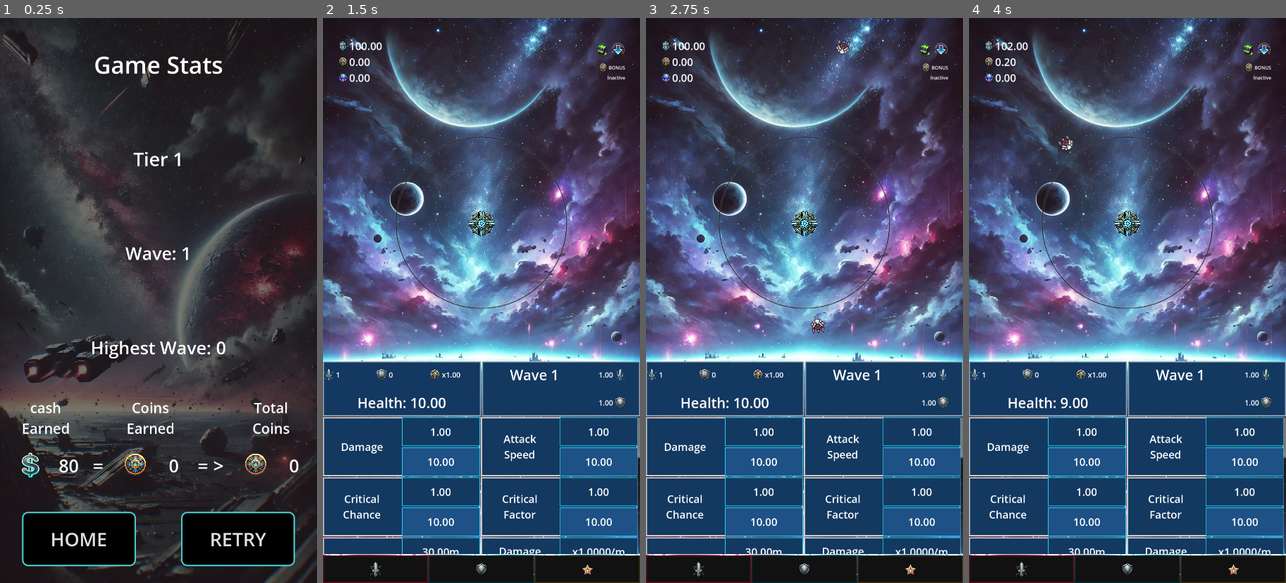
Above: before the commit, frames 1-4 (left to right).
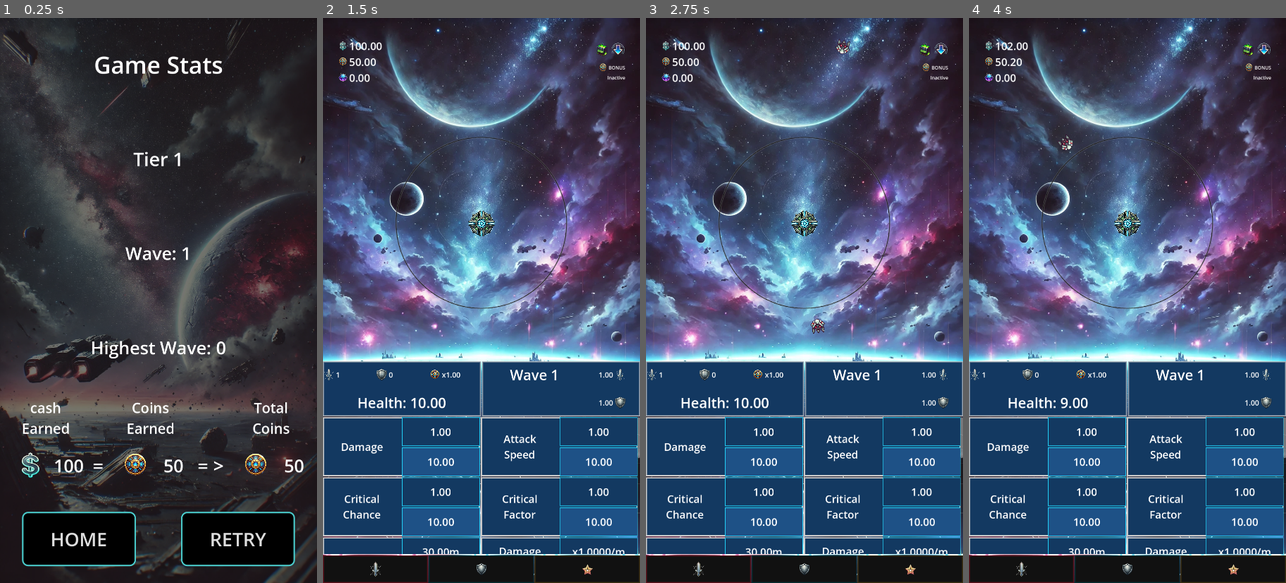
Above: after the commit, the same moments.

Repository: ascyrax/circle-defence
Game: Godot game, scene res://game_over.tscn
The game is run twice, just before and just after one commit, with the same random seed, the same clock (stepped at 60 frames per second) and the same inputs. This scene is started directly instead of the project's main scene.
Inputs (mouse positions are in pixels of both pictures, inside the frame that each line leads up to):
- Up to frame 1 (0.25 s): no input
- Up to frame 2 (1.5 s): click "RETRY" at 0.5 s; tap Enter at 1.25 s; move the mouse to (551, 272) at 1.27 s; click (551, 272) at 1.42 s
- Up to frame 3 (2.75 s): tap Space at 2 s; move the mouse to (741, 328) at 2.02 s; click (741, 328) at 2.17 s
- Up to frame 4 (4 s): move the mouse to (1159, 176) at 2.77 s; click (1159, 176) at 2.92 s; move the mouse to (1111, 413) at 3.52 s; click (1111, 413) at 3.67 s

The runs differ from the first frame. In frame 1, 0.3% of the frame differs, in the area x 17-96%, y 78-81%; in frame 2, less than 0.1%; in frame 3, less than 0.1%; in frame 4, less than 0.1%.

Commit message:
gave_over scene finalised. all labels are updated now :)

Diff:
--- a/game_over.gd
+++ b/game_over.gd
@@ -21,3 +21,16 @@
 	var _currentWaveLabel = $Panel/Panel/VBoxContainer/Wave as Label
 	var _currentWaveValue = GlobalData.get_wave_number()
 	_currentWaveLabel.text = "Wave: " + str(_currentWaveValue)
+
+	var _cashLabel = $Panel/Panel/VBoxContainer/HBoxContainer/Cash/HBoxContainer/Value as Label
+	var _cashValue = GlobalData.get_cash_value()
+	_cashLabel.text = str(_cashValue)
+
+	var _coinLabel = $Panel/Panel/VBoxContainer/HBoxContainer/Coin/HBoxContainer/Value as Label
+	var _convertedCoinValue = GlobalData.get_cash_value() / 2.0 # 1 cash = 0.5 coins :)
+	_coinLabel.text = str(_convertedCoinValue)
+	GlobalData.update_coin_value(_convertedCoinValue)
+
+	var _totalCoinLabel = $Panel/Panel/VBoxContainer/HBoxContainer/Total/HBoxContainer/Value as Label
+	var _totalCoinValue = GlobalData.get_coin_value()
+	_totalCoinLabel.text = str(_totalCoinValue)
--- a/game_over.tscn
+++ b/game_over.tscn
@@ -90,11 +90,11 @@
 layout_mode = 2
 size_flags_vertical = 3
 
-[node name="VBoxContainer" type="VBoxContainer" parent="Panel/Panel/VBoxContainer/HBoxContainer"]
-layout_mode = 2
-size_flags_horizontal = 3
-
-[node name="Label" type="Label" parent="Panel/Panel/VBoxContainer/HBoxContainer/VBoxContainer"]
+[node name="Cash" type="VBoxContainer" parent="Panel/Panel/VBoxContainer/HBoxContainer"]
+layout_mode = 2
+size_flags_horizontal = 3
+
+[node name="Label" type="Label" parent="Panel/Panel/VBoxContainer/HBoxContainer/Cash"]
 layout_mode = 2
 size_flags_vertical = 3
 theme_override_font_sizes/font_size = 48
@@ -103,11 +103,11 @@
 horizontal_alignment = 1
 vertical_alignment = 1
 
-[node name="Cash" type="HBoxContainer" parent="Panel/Panel/VBoxContainer/HBoxContainer/VBoxContainer"]
-layout_mode = 2
-size_flags_vertical = 3
-
-[node name="CashIcon" type="TextureRect" parent="Panel/Panel/VBoxContainer/HBoxContainer/VBoxContainer/Cash"]
+[node name="HBoxContainer" type="HBoxContainer" parent="Panel/Panel/VBoxContainer/HBoxContainer/Cash"]
+layout_mode = 2
+size_flags_vertical = 3
+
+[node name="Icon" type="TextureRect" parent="Panel/Panel/VBoxContainer/HBoxContainer/Cash/HBoxContainer"]
 custom_minimum_size = Vector2(100, 100)
 layout_mode = 2
 size_flags_horizontal = 10
@@ -115,7 +115,7 @@
 texture = ExtResource("1_ogoo6")
 expand_mode = 1
 
-[node name="CashValue" type="Label" parent="Panel/Panel/VBoxContainer/HBoxContainer/VBoxContainer/Cash"]
+[node name="Value" type="Label" parent="Panel/Panel/VBoxContainer/HBoxContainer/Cash/HBoxContainer"]
 layout_mode = 2
 size_flags_horizontal = 3
 size_flags_vertical = 1
@@ -124,14 +124,14 @@
 horizontal_alignment = 1
 vertical_alignment = 1
 
-[node name="VBoxContainer4" type="VBoxContainer" parent="Panel/Panel/VBoxContainer/HBoxContainer"]
-layout_mode = 2
-
-[node name="Label" type="Label" parent="Panel/Panel/VBoxContainer/HBoxContainer/VBoxContainer4"]
-layout_mode = 2
-size_flags_vertical = 3
-
-[node name="Equals" type="Label" parent="Panel/Panel/VBoxContainer/HBoxContainer/VBoxContainer4"]
+[node name="Equals" type="VBoxContainer" parent="Panel/Panel/VBoxContainer/HBoxContainer"]
+layout_mode = 2
+
+[node name="Label" type="Label" parent="Panel/Panel/VBoxContainer/HBoxContainer/Equals"]
+layout_mode = 2
+size_flags_vertical = 3
+
+[node name="Equals" type="Label" parent="Panel/Panel/VBoxContainer/HBoxContainer/Equals"]
 layout_mode = 2
 size_flags_horizontal = 3
 size_flags_vertical = 3
@@ -140,11 +140,11 @@
 horizontal_alignment = 1
 vertical_alignment = 1
 
-[node name="VBoxContainer2" type="VBoxContainer" parent="Panel/Panel/VBoxContainer/HBoxContainer"]
-layout_mode = 2
-size_flags_horizontal = 3
-
-[node name="Label" type="Label" parent="Panel/Panel/VBoxContainer/HBoxContainer/VBoxContainer2"]
+[node name="Coin" type="VBoxContainer" parent="Panel/Panel/VBoxContainer/HBoxContainer"]
+layout_mode = 2
+size_flags_horizontal = 3
+
+[node name="Label" type="Label" parent="Panel/Panel/VBoxContainer/HBoxContainer/Coin"]
 layout_mode = 2
 size_flags_vertical = 3
 theme_override_font_sizes/font_size = 48
@@ -153,11 +153,11 @@
 horizontal_alignment = 1
 vertical_alignment = 1
 
-[node name="Coin" type="HBoxContainer" parent="Panel/Panel/VBoxContainer/HBoxContainer/VBoxContainer2"]
-layout_mode = 2
-size_flags_vertical = 3
-
-[node name="CoinIcon" type="TextureRect" parent="Panel/Panel/VBoxContainer/HBoxContainer/VBoxContainer2/Coin"]
+[node name="HBoxContainer" type="HBoxContainer" parent="Panel/Panel/VBoxContainer/HBoxContainer/Coin"]
+layout_mode = 2
+size_flags_vertical = 3
+
+[node name="Icon" type="TextureRect" parent="Panel/Panel/VBoxContainer/HBoxContainer/Coin/HBoxContainer"]
 custom_minimum_size = Vector2(100, 100)
 layout_mode = 2
 size_flags_horizontal = 10
@@ -165,7 +165,7 @@
 texture = ExtResource("2_2acl3")
 expand_mode = 1
 
-[node name="CoinValue" type="Label" parent="Panel/Panel/VBoxContainer/HBoxContainer/VBoxContainer2/Coin"]
+[node name="Value" type="Label" parent="Panel/Panel/VBoxContainer/HBoxContainer/Coin/HBoxContainer"]
 layout_mode = 2
 size_flags_horizontal = 3
 size_flags_vertical = 1
@@ -175,14 +175,14 @@
 horizontal_alignment = 1
 vertical_alignment = 1
 
-[node name="VBoxContainer5" type="VBoxContainer" parent="Panel/Panel/VBoxContainer/HBoxContainer"]
-layout_mode = 2
-
-[node name="Label" type="Label" parent="Panel/Panel/VBoxContainer/HBoxContainer/VBoxContainer5"]
-layout_mode = 2
-size_flags_vertical = 3
-
-[node name="Implies" type="Label" parent="Panel/Panel/VBoxContainer/HBoxContainer/VBoxContainer5"]
+[node name="Implies" type="VBoxContainer" parent="Panel/Panel/VBoxContainer/HBoxContainer"]
+layout_mode = 2
+
+[node name="Label" type="Label" parent="Panel/Panel/VBoxContainer/HBoxContainer/Implies"]
+layout_mode = 2
+size_flags_vertical = 3
+
+[node name="Implies" type="Label" parent="Panel/Panel/VBoxContainer/HBoxContainer/Implies"]
 layout_mode = 2
 size_flags_horizontal = 3
 size_flags_vertical = 3
@@ -191,11 +191,11 @@
 horizontal_alignment = 1
 vertical_alignment = 1
 
-[node name="VBoxContainer3" type="VBoxContainer" parent="Panel/Panel/VBoxContainer/HBoxContainer"]
-layout_mode = 2
-size_flags_horizontal = 3
-
-[node name="Label" type="Label" parent="Panel/Panel/VBoxContainer/HBoxContainer/VBoxContainer3"]
+[node name="Total" type="VBoxContainer" parent="Panel/Panel/VBoxContainer/HBoxContainer"]
+layout_mode = 2
+size_flags_horizontal = 3
+
+[node name="Label" type="Label" parent="Panel/Panel/VBoxContainer/HBoxContainer/Total"]
 layout_mode = 2
 size_flags_vertical = 3
 theme_override_font_sizes/font_size = 48
@@ -204,11 +204,11 @@
 horizontal_alignment = 1
 vertical_alignment = 1
 
-[node name="Coin" type="HBoxContainer" parent="Panel/Panel/VBoxContainer/HBoxContainer/VBoxContainer3"]
-layout_mode = 2
-size_flags_vertical = 3
-
-[node name="CoinIcon" type="TextureRect" parent="Panel/Panel/VBoxContainer/HBoxContainer/VBoxContainer3/Coin"]
+[node name="HBoxContainer" type="HBoxContainer" parent="Panel/Panel/VBoxContainer/HBoxContainer/Total"]
+layout_mode = 2
+size_flags_vertical = 3
+
+[node name="Icon" type="TextureRect" parent="Panel/Panel/VBoxContainer/HBoxContainer/Total/HBoxContainer"]
 custom_minimum_size = Vector2(100, 100)
 layout_mode = 2
 size_flags_horizontal = 10
@@ -216,7 +216,7 @@
 texture = ExtResource("2_2acl3")
 expand_mode = 1
 
-[node name="CoinValue" type="Label" parent="Panel/Panel/VBoxContainer/HBoxContainer/VBoxContainer3/Coin"]
+[node name="Value" type="Label" parent="Panel/Panel/VBoxContainer/HBoxContainer/Total/HBoxContainer"]
 layout_mode = 2
 size_flags_horizontal = 3
 size_flags_vertical = 1
